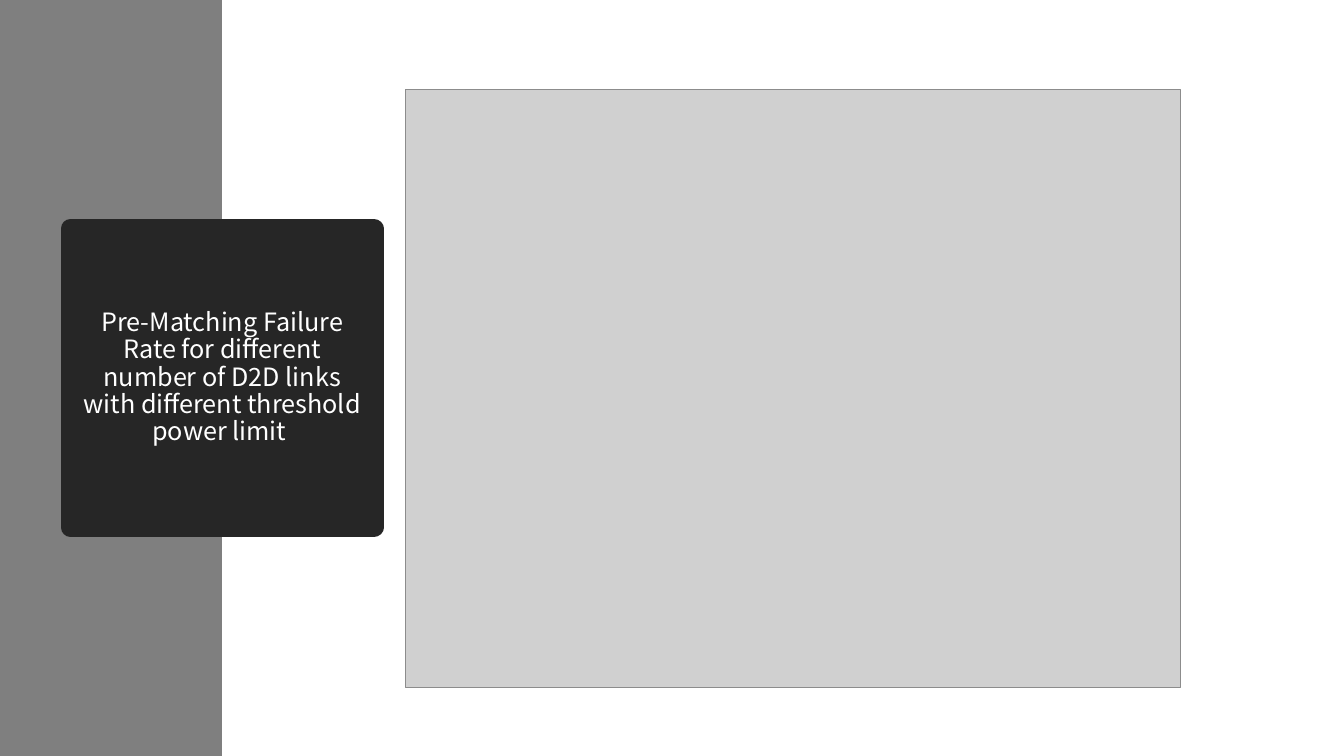
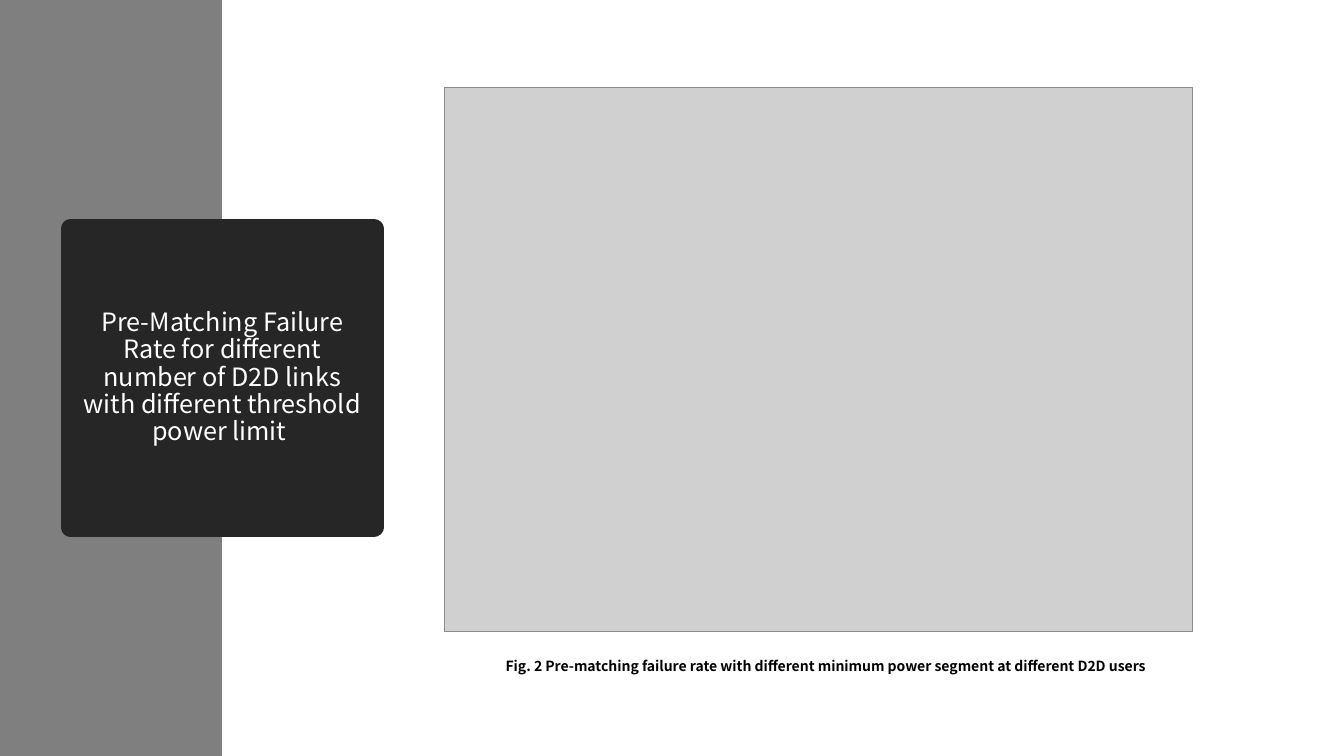
Before and after one commit to lyb1234567/Third-year-lectures, a slide deck: slide 36 of EEE380/Second Marker.pptx (slide 38 before the commit). Drawn at 1344x756 pixels with LibreOffice and Linux fonts; fonts in the diff are those of the drawing; grey boxes stand for pictures. Boxes give left, top, right and bottom in pixels: in the first picture for what was removed or moved away, otherwise in the second. Text is boxed around its words. In the diff, an @@ line names an element or a change of style, - is before the commit and + after.

```diff
--- a/EEE380/Second Marker.pptx
+++ b/EEE380/Second Marker.pptx
@@ picture: place and size @@
-picture at <box>405,90,1181,688</box>
+picture at <box>445,88,1193,632</box>
@@ text added at <box>506,659,1146,675</box>, 10 pt, text #000000, bold @@
+Fig. 2 Pre-matching failure rate with different minimum power segment at different D2D users
```
Also in this commit, not shown: 28 other slides changed, 6 slides added, 4 slides removed, 22 other files.
